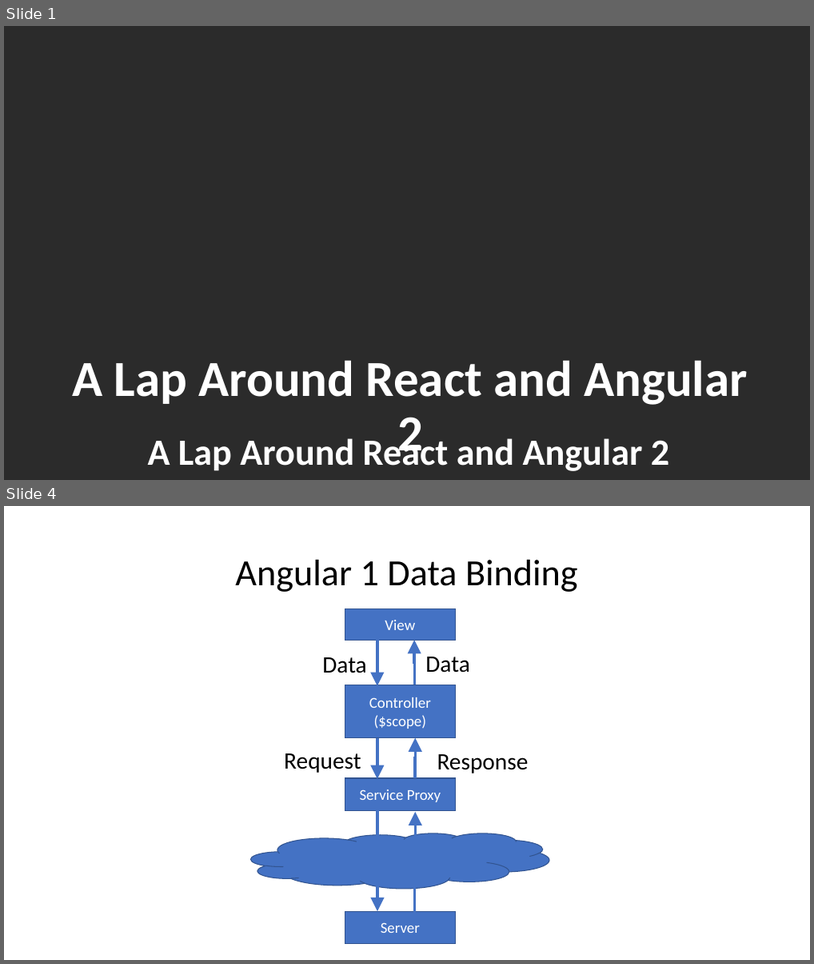
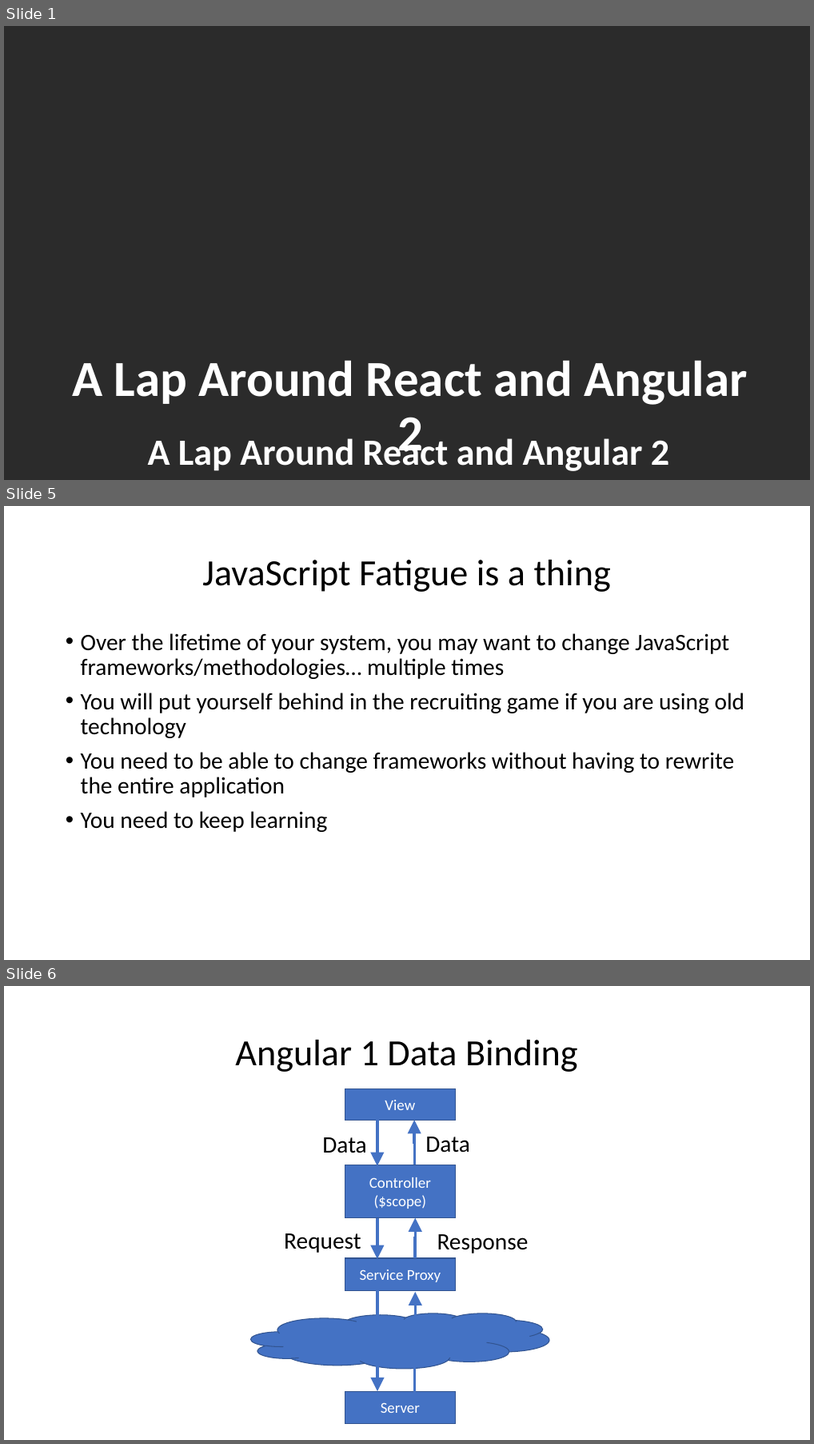
Before and after one commit to JonKruger/a-lap-around-react-and-angular-2, a slide deck: A Lap Around React and Angular 2.pptx. Shown one above the other, each under a label of ours: slides 1 and 4 before the commit, slides 1, 5 and 6 after it; the slides between them are not shown. The pictures are 814x964 and 814x1444 pixels, drawn with LibreOffice and Linux fonts; fonts in the diff are those of the drawing; background and template pictures are left out; a plain dark background stands for a picture behind light text. Boxes give left, top, right and bottom in pixels: in the first picture for what was removed or moved away, otherwise in the second. Text is boxed around its words. In the diff, an @@ line names an element or a change of style, - is before the commit and + after.

```diff
--- a/A Lap Around React and Angular 2.pptx
+++ b/A Lap Around React and Angular 2.pptx
@@ slide 5 added at (4, 506, 810, 960), background #FFFFFF @@
@@ title added at (202, 560, 611, 592), 44 pt, text #000000 @@
+JavaScript Fatigue is a thing
@@ text added at (81, 633, 746, 832), 28 pt, text #000000 @@
+• Over the lifetime of your system, you may want to change JavaScript frameworks/methodologies… multiple times
+• You will put yourself behind in the recruiting game if you are using old technology
+• You need to be able to change frameworks without having to rewrite the entire application
+• You need to keep learning
@@ what was slide 4 is now slide 6 @@
```
Also in this commit, not shown: 5 slides changed, 1 other slide added.
